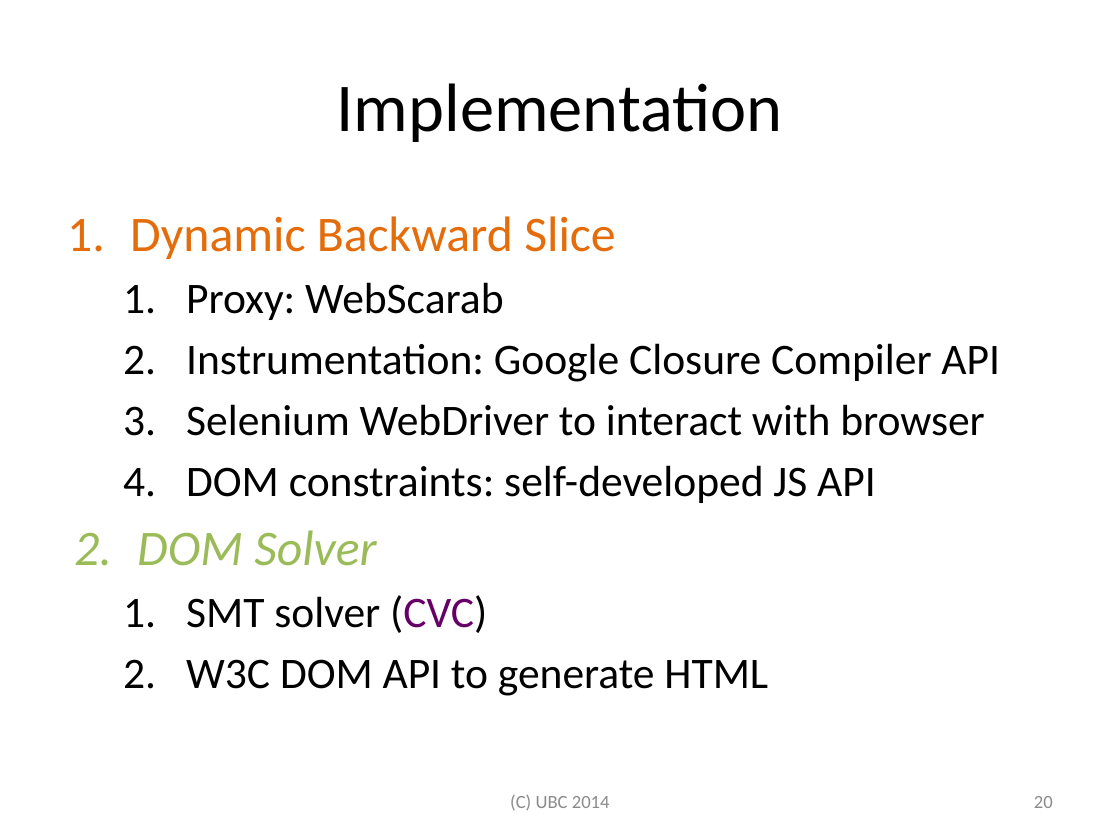
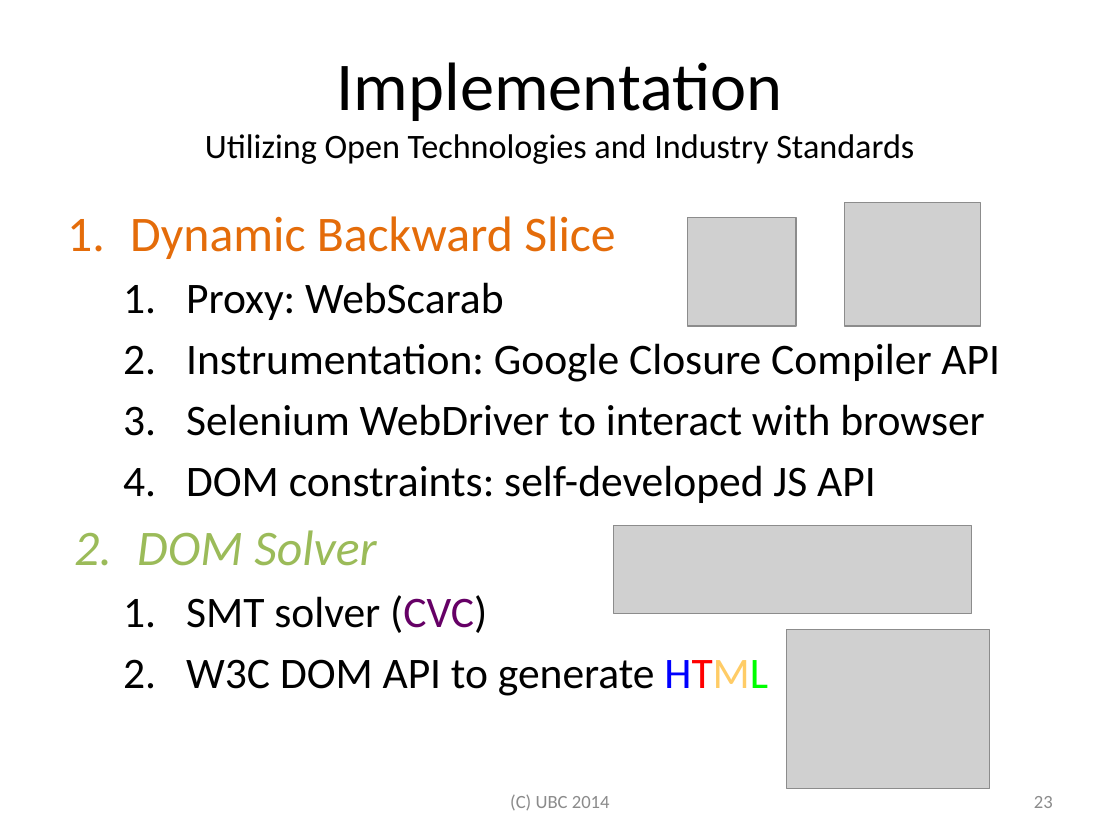
Before and after one commit to jamestklo/ConcolicJS, a slide deck: slide 24 of docs/csRPE-tkloReport.pptx (slide 21 before the commit). Drawn at 1120x840 pixels with LibreOffice and Linux fonts; fonts in the diff are those of the drawing; grey boxes stand for pictures. Boxes give left, top, right and bottom in pixels: in the first picture for what was removed or moved away, otherwise in the second. Text is boxed around its words. In the diff, an @@ line names an element or a change of style, - is before the commit and + after.

```diff
--- a/docs/csRPE-tkloReport.pptx
+++ b/docs/csRPE-tkloReport.pptx
@@ title at <box>205,62,914,164</box>: text changed; size 44 to 22 pt @@
-Implementation
+Implementation
+Utilizing Open Technologies and Industry Standards
@@ picture added at <box>844,203,981,326</box> @@
@@ picture added at <box>688,217,796,326</box> @@
@@ picture added at <box>614,525,971,614</box> @@
@@ picture added at <box>786,629,989,790</box> @@
@@ text at <box>186,659,768,696</box>: text colour #000000 to #0000FF, text colour #000000 to #FF0000, text colour #000000 to #FFCC66, text colour #000000 to #00FF00 in "HTML" @@
@@ page number at <box>1034,796,1053,808</box>: text changed @@
-20
+23
```
Also in this commit, not shown: 24 other slides changed, 5 slides added, 3 slides removed, 7 other files.
